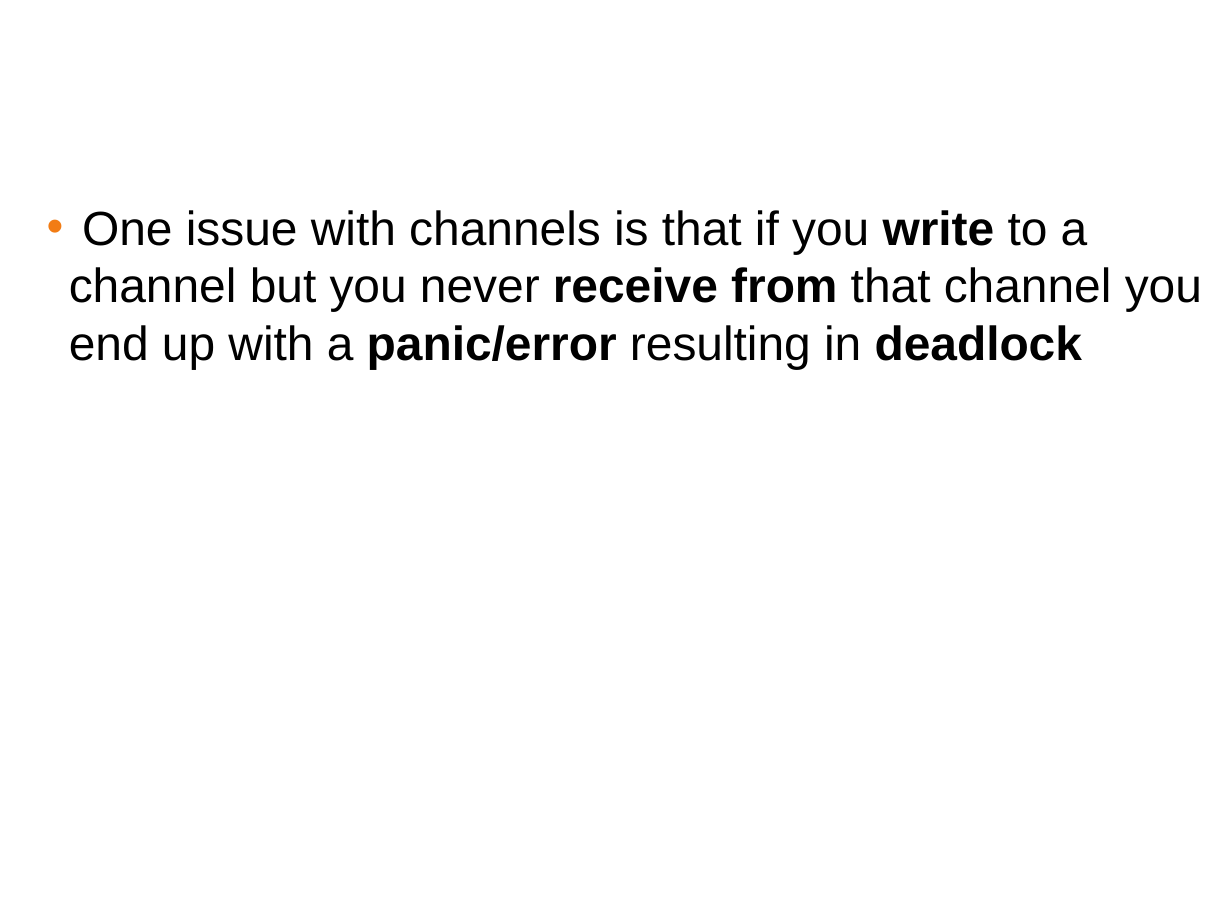
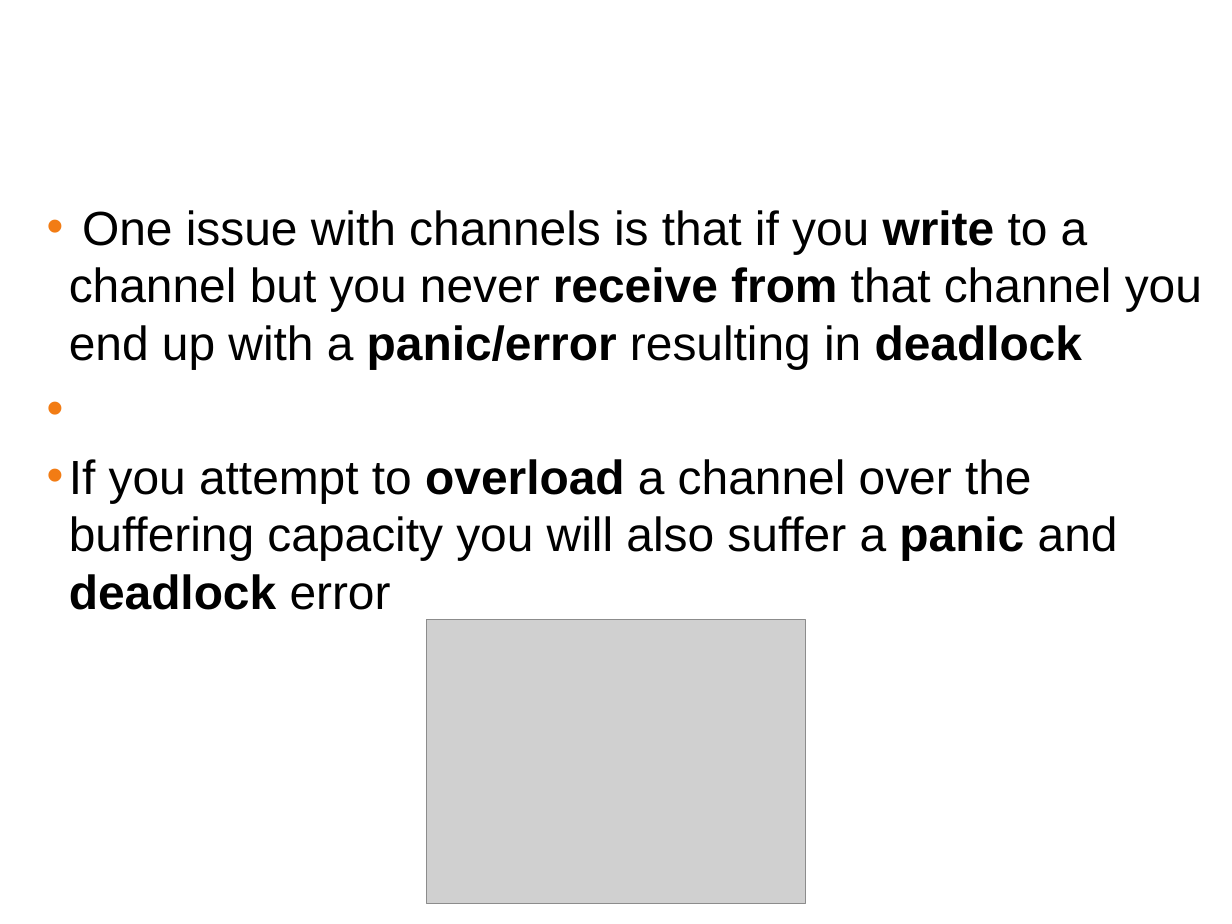
Before and after one commit to ferninphilly/golang_vmware, a slide deck: slide 20 of Module_4/presentations/module_4_presentation.pptx (slide 13 before the commit). Drawn at 1232x924 pixels with LibreOffice and Linux fonts; fonts in the diff are those of the drawing; grey boxes stand for pictures; background and template pictures are left out. Boxes give left, top, right and bottom in pixels: in the first picture for what was removed or moved away, otherwise in the second. Text is boxed around its words. In the diff, an @@ line names an element or a change of style, - is before the commit and + after.

```diff
--- a/Module_4/presentations/module_4_presentation.pptx
+++ b/Module_4/presentations/module_4_presentation.pptx
@@ text at [69,459,1118,610]: paragraph added @@
+• If you attempt to overload a channel over the buffering capacity you will also suffer a panic and deadlock error
@@ picture added at [426,620,804,903] @@
```
Also in this commit, not shown: 1 other slide changed, 13 slides added, 1 slide removed, 1 other file.
